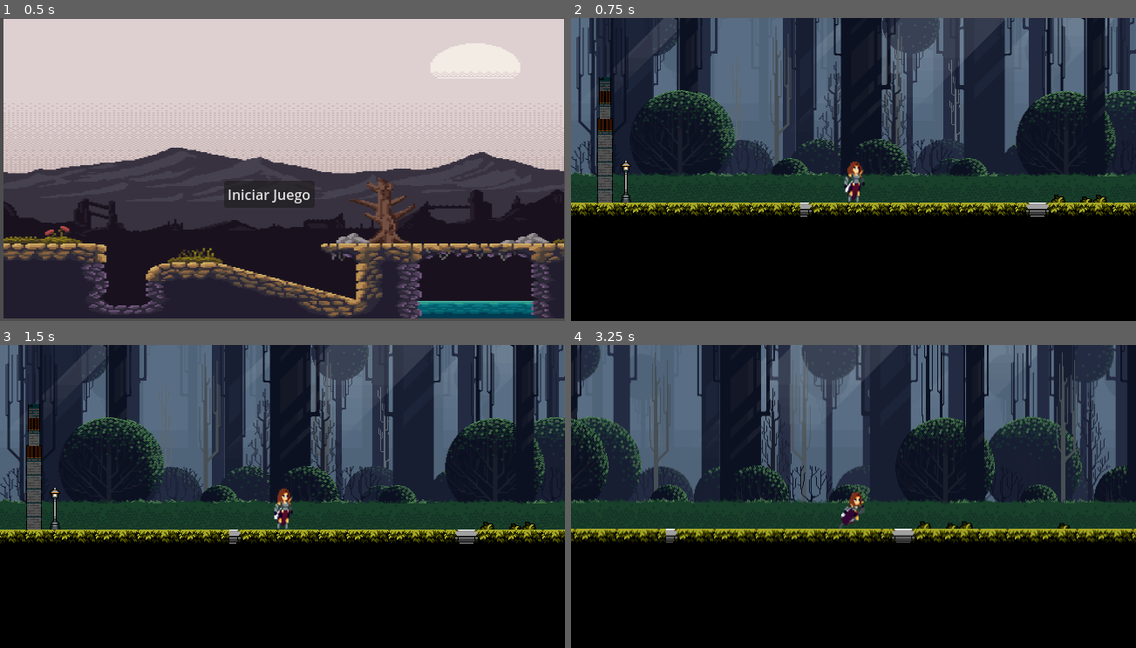
Above: before the commit, frames 1-4 (two rows, left to right).
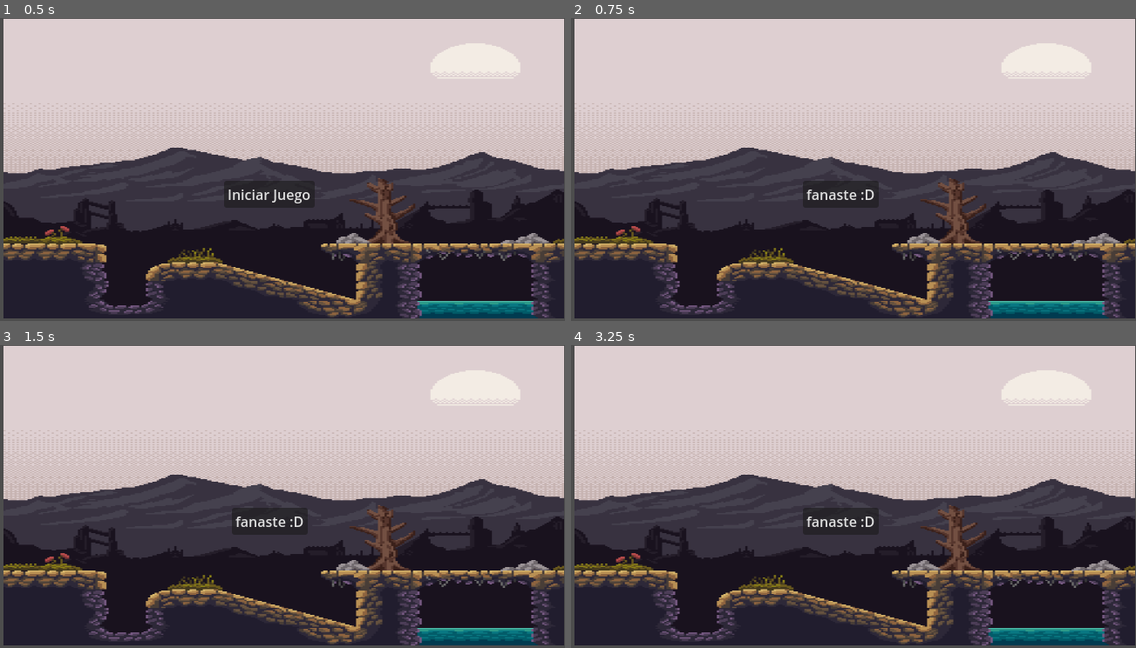
Above: after the commit, the same moments.

Repository: Lucas-tiziano-aguiar/juego-bosnia
Game: Godot game, scene res://play/menu_principal.tscn
The game is run twice, just before and just after one commit, with the same random seed, the same clock (stepped at 60 frames per second) and the same inputs.
Inputs (mouse positions are in pixels of both pictures, inside the frame that each line leads up to):
- Up to frame 1 (0.5 s): no input
- Up to frame 2 (0.75 s): click "Iniciar Juego" at 0.5 s
- Up to frame 3 (1.5 s): click (271, 520) at 1.25 s, where only the run after the commit has a clickable "fanaste :D"
- Up to frame 4 (3.25 s): hold Z (crouch) 2.03-2.78 s; hold D (right) from 2.03 s (still down); tap W (jump) at 2.27, 3.02 s; tap Shift (sprint) at 2.85 s

Frame 1 is identical in both runs. In frame 2, 99% of the frame differs, in the area x 0-100%, y 0-100%; in frame 3, 99%; in frame 4, 99%.
Error before the commit: Parse Error: Expected indented block after function declaration. (res://play/auxiliares.gd:14)

Commit message:
v0.0.7

Diff:
--- a/play/auxiliares.gd
+++ b/play/auxiliares.gd
@@ -12,3 +12,4 @@
 
 
 func _on_area_2d_body_entered(body):
+	get_tree().change_scene_to_file("res://play/pantallaFin.tscn");
